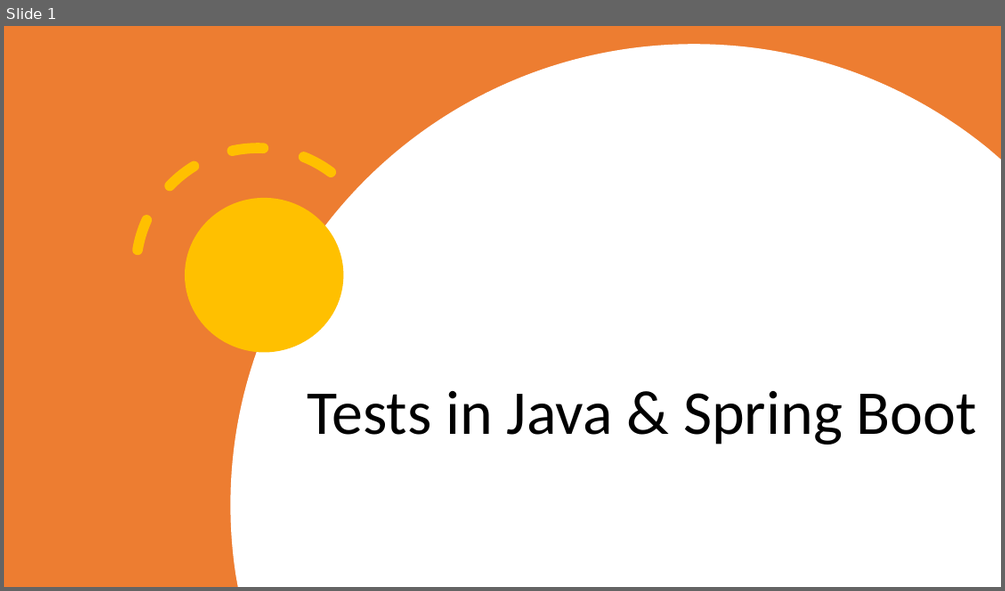
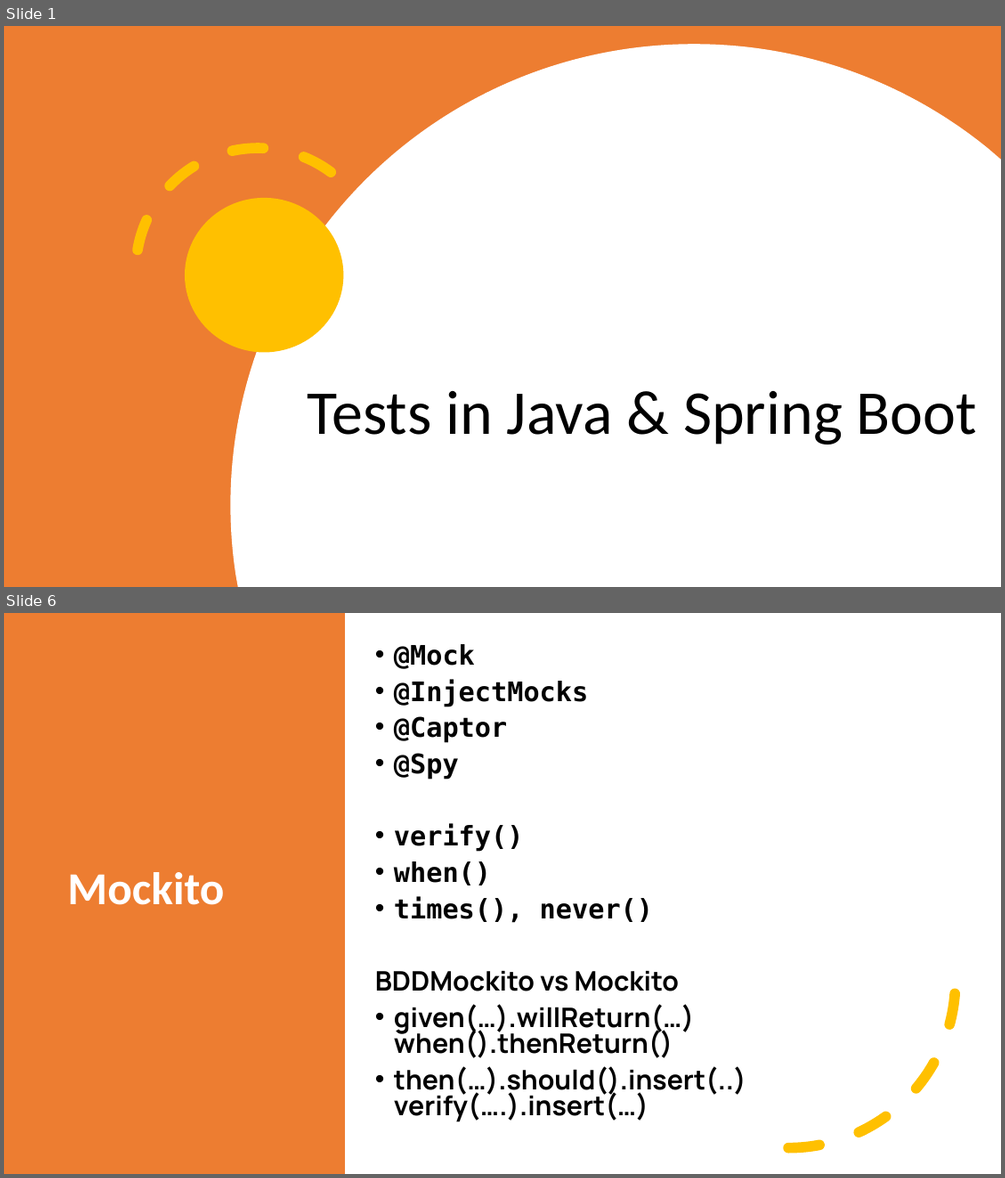
Before and after one commit to SergiuBabin/Personal_Workshops, a slide deck: Testing in Java (Spring Boot + Junit5 + Mockito)/HTTP & HTTPS.pptx. Shown one above the other, each under a label of ours: slide 1 before the commit, slides 1 and 6 after it; the slides between them are not shown. The pictures are 1005x591 and 1005x1178 pixels, drawn with LibreOffice and Linux fonts; fonts in the diff are those of the drawing. Boxes give left, top, right and bottom in pixels: in the first picture for what was removed or moved away, otherwise in the second. Text is boxed around its words. In the diff, an @@ line names an element or a change of style, - is before the commit and + after.

```diff
--- a/Testing in Java (Spring Boot + Junit5 + Mockito)/HTTP & HTTPS.pptx
+++ b/Testing in Java (Spring Boot + Junit5 + Mockito)/HTTP & HTTPS.pptx
@@ slide 6 added at [4, 613, 1001, 1174], background #FFFFFF @@
@@ rectangle added at [4, 613, 345, 1174], fill #ED7D31 @@
@@ text added at [375, 644, 746, 1122], 25.9 pt, text #000000, bold @@
+• @Mock
+• @InjectMocks
+• @Captor
+• @Spy
+• verify()
+• when()
+• times(), never()
+BDDMockito vs Mockito
+• given(…).willReturn(…) when().thenReturn()
+• then(…).should().insert(..) verify(….).insert(…)
@@ arc (boxed as its full ellipse) added at [622, 814, 956, 1149], outline #FFC000 10 pt dashed @@
@@ title added at [67, 872, 224, 905], 44 pt, text #FFFFFF, bold @@
+Mockito
```
Also in this commit, not shown: 1 slide changed, 6 other slides added, 10 slides removed, 3 other files.
